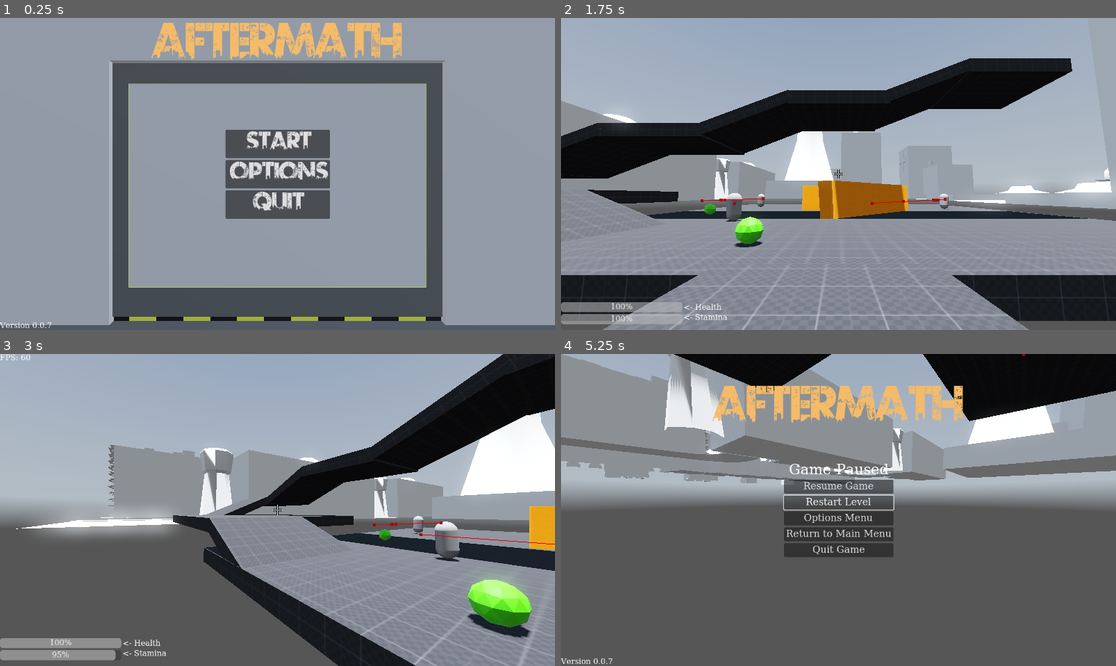
Above: before the commit, frames 1-4 (two rows, left to right).
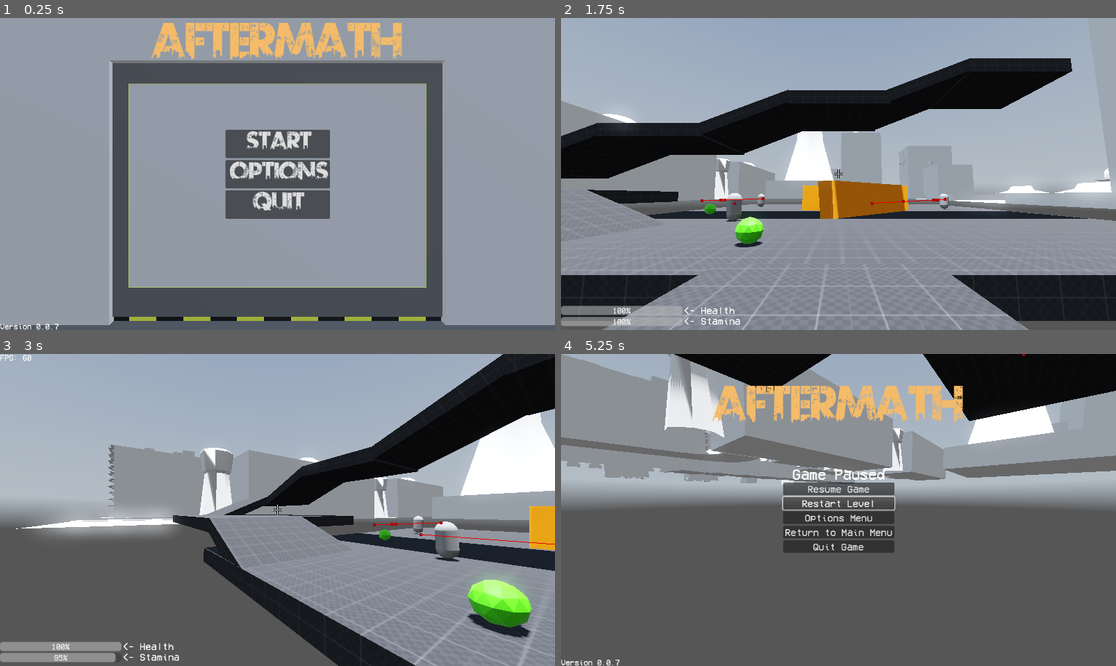
Above: after the commit, the same moments.

Repository: loumcn12/Aftermath
Game: Godot game, scene res://scenes/3Dmain_menu.tscn
Two runs of this game, one before a commit and one after it. Both use one fixed random seed, a clock stepped at 60 frames per second and the inputs below. A sky picture missing from this copy of the repository is replaced by a grey-blue gradient.
Inputs (mouse positions are in pixels of both pictures, inside the frame that each line leads up to):
- Up to frame 1 (0.25 s): no input
- Up to frame 2 (1.75 s): click "Start" at 0.5 s; move the mouse to (960, 158) at 1.27 s; hold D (right) from 1.28 s (still down); tap H (DamageTest) at 1.35 s; tap Space (jump) at 1.52 s
- Up to frame 3 (3 s): move the mouse to (249, 510) at 2.02 s; release D (right) at 2.03 s; hold W (forward) from 2.03 s (still down); tap Ctrl (crouch) at 2.1 s; tap Space (jump) at 2.27 s; move the mouse to (288, 503) at 2.77 s; tap E (interact) at 2.85 s
- Up to frame 4 (5.25 s): move the mouse to (832, 516) at 3.52 s; click (832, 516) at 3.6 s; tap Space (jump) at 3.77, 4.52 s; move the mouse to (877, 513) at 4.27 s; hold Shift (sprint) 4.28-5 s; tap Escape (escape) at 4.9 s; release W (forward) at 5 s; click "Restart Level" at 5 s

The runs differ from the first frame. In frame 1, 0.1% of the frame differs, in the area x 0-11%, y 97-100%; in frame 2, 0.9%; in frame 3, 1.0%; in frame 4, 2.6%, in the area x 0-61%, y 35-100%.

Commit message:
Various fixes
Fixed a lack of font for many labels and buttons

Tweaked brightness for web export

Diff:
--- a/scenes/3Dmain_menu.tscn
+++ b/scenes/3Dmain_menu.tscn
@@ -65,3 +65,9 @@
 
 [node name="OptionsMenu" parent="." instance=ExtResource("7_y05s1")]
 visible = false
+
+[node name="OmniLight3D" type="OmniLight3D" parent="."]
+transform = Transform3D(1, 0, 0, 0, 1, 0, 0, 0, 1, 0, 4.72981, -131.887)
+visible = false
+light_energy = 16.0
+omni_range = 4096.0
--- a/scenes/death_screen.tscn
+++ b/scenes/death_screen.tscn
@@ -1,7 +1,25 @@
-[gd_scene load_steps=3 format=3 uid="uid://dvuk52hggawps"]
+[gd_scene load_steps=8 format=3 uid="uid://dvuk52hggawps"]
 
 [ext_resource type="Script" uid="uid://byanymqomfcqc" path="res://scripts/death_screen.gd" id="1_uyutr"]
 [ext_resource type="AudioStream" uid="uid://dxsf0alrbk1js" path="res://assets/audio/error.wav" id="2_dwo6e"]
+[ext_resource type="FontFile" uid="uid://c71hixmpr8htu" path="res://assets/Misc/VCR_OSD_MONO_1.001.ttf" id="2_mqh5l"]
+
+[sub_resource type="FontFile" id="FontFile_dwo6e"]
+cache/0/16/0/ascent = 0.0
+cache/0/16/0/descent = 0.0
+cache/0/16/0/underline_position = 0.0
+cache/0/16/0/underline_thickness = 0.0
+cache/0/16/0/scale = 1.0
+
+[sub_resource type="LabelSettings" id="LabelSettings_mqh5l"]
+font = ExtResource("2_mqh5l")
+
+[sub_resource type="SystemFont" id="SystemFont_vifqf"]
+
+[sub_resource type="LabelSettings" id="LabelSettings_7ns25"]
+font = SubResource("SystemFont_vifqf")
+font_size = 100
+font_color = Color(0.960784, 0.733333, 0.411765, 1)
 
 [node name="DeathScreen" type="Control"]
 layout_mode = 3
@@ -32,26 +50,60 @@
 [node name="Label" type="Label" parent="MarginContainer/VBoxContainer"]
 layout_mode = 2
 size_flags_horizontal = 4
+theme_override_fonts/font = ExtResource("2_mqh5l")
+theme_override_font_sizes/font_size = 31
 text = "You Died!"
 
 [node name="Restart" type="Button" parent="MarginContainer/VBoxContainer"]
 unique_name_in_owner = true
 layout_mode = 2
+theme_override_fonts/font = ExtResource("2_mqh5l")
 text = "Restart"
 
 [node name="Menu" type="Button" parent="MarginContainer/VBoxContainer"]
 unique_name_in_owner = true
 layout_mode = 2
+theme_override_fonts/font = ExtResource("2_mqh5l")
 text = "Return to Menu"
 
 [node name="Quit" type="Button" parent="MarginContainer/VBoxContainer"]
 unique_name_in_owner = true
 layout_mode = 2
+theme_override_fonts/font = ExtResource("2_mqh5l")
 text = "Quit Game"
 
 [node name="AudioStreamPlayer2D" type="AudioStreamPlayer2D" parent="."]
 stream = ExtResource("2_dwo6e")
 
+[node name="VersionLabel" type="Label" parent="."]
+layout_mode = 1
+anchors_preset = 2
+anchor_top = 1.0
+anchor_bottom = 1.0
+offset_top = -23.0
+offset_right = 99.0
+grow_vertical = 0
+size_flags_horizontal = 4
+theme_override_fonts/font = SubResource("FontFile_dwo6e")
+text = "Version 0.0.0"
+label_settings = SubResource("LabelSettings_mqh5l")
+vertical_alignment = 2
+
+[node name="Label2" type="Label" parent="."]
+layout_mode = 1
+anchors_preset = 5
+anchor_left = 0.5
+anchor_right = 0.5
+offset_left = -258.5
+offset_top = 76.0
+offset_right = 259.5
+offset_bottom = 176.0
+grow_horizontal = 2
+text = "AFTERMATH"
+label_settings = SubResource("LabelSettings_7ns25")
+horizontal_alignment = 1
+vertical_alignment = 3
+
 [connection signal="pressed" from="MarginContainer/VBoxContainer/Restart" to="." method="_on_restart_pressed"]
 [connection signal="pressed" from="MarginContainer/VBoxContainer/Menu" to="." method="_on_menu_pressed"]
 [connection signal="pressed" from="MarginContainer/VBoxContainer/Quit" to="." method="_on_quit_pressed"]
--- a/scenes/main menu/main_menu.tscn
+++ b/scenes/main menu/main_menu.tscn
@@ -1,7 +1,8 @@
-[gd_scene load_steps=8 format=3 uid="uid://cdtp3c80v85go"]
+[gd_scene load_steps=9 format=3 uid="uid://cdtp3c80v85go"]
 
 [ext_resource type="Script" uid="uid://f8fo33ievb68" path="res://scripts/main_menu.gd" id="1_cbjxn"]
 [ext_resource type="AudioStream" uid="uid://dxsf0alrbk1js" path="res://assets/audio/error.wav" id="2_8w606"]
+[ext_resource type="FontFile" uid="uid://c71hixmpr8htu" path="res://assets/Misc/VCR_OSD_MONO_1.001.ttf" id="3_vifqf"]
 
 [sub_resource type="SystemFont" id="SystemFont_okfgx"]
 oversampling = 10.0
@@ -14,11 +15,12 @@
 cache/0/16/0/scale = 1.0
 
 [sub_resource type="LabelSettings" id="LabelSettings_8w606"]
+font = ExtResource("3_vifqf")
 
-[sub_resource type="SystemFont" id="SystemFont_8w606"]
+[sub_resource type="SystemFont" id="SystemFont_pri0a"]
 
 [sub_resource type="LabelSettings" id="LabelSettings_okfgx"]
-font = SubResource("SystemFont_8w606")
+font = SubResource("SystemFont_pri0a")
 font_size = 100
 font_color = Color(0.960784, 0.733333, 0.411765, 1)
 
--- a/scenes/main menu/options_menu.tscn
+++ b/scenes/main menu/options_menu.tscn
@@ -1,45 +1,21 @@
-[gd_scene load_steps=12 format=3 uid="uid://i813vheb5uer"]
+[gd_scene load_steps=11 format=3 uid="uid://i813vheb5uer"]
 
 [ext_resource type="Script" uid="uid://ucstw6hvc0sr" path="res://scripts/options_menu.gd" id="1_hpoe8"]
 [ext_resource type="AudioStream" uid="uid://dxsf0alrbk1js" path="res://assets/audio/error.wav" id="2_b7gl8"]
 [ext_resource type="Texture2D" uid="uid://ds07eke6ryjpl" path="res://assets/AftermathMenuBlank.png" id="2_hfu7f"]
-
-[sub_resource type="FontFile" id="FontFile_hfu7f"]
-cache/0/16/0/ascent = 0.0
-cache/0/16/0/descent = 0.0
-cache/0/16/0/underline_position = 0.0
-cache/0/16/0/underline_thickness = 0.0
-cache/0/16/0/scale = 1.0
+[ext_resource type="FontFile" uid="uid://c71hixmpr8htu" path="res://assets/Misc/VCR_OSD_MONO_1.001.ttf" id="3_nbf5j"]
 
 [sub_resource type="LabelSettings" id="LabelSettings_nbf5j"]
+font = ExtResource("3_nbf5j")
 
-[sub_resource type="FontFile" id="FontFile_yy6rg"]
-cache/0/16/0/ascent = 0.0
-cache/0/16/0/descent = 0.0
-cache/0/16/0/underline_position = 0.0
-cache/0/16/0/underline_thickness = 0.0
-cache/0/16/0/scale = 1.0
+[sub_resource type="LabelSettings" id="LabelSettings_qjmon"]
+font = ExtResource("3_nbf5j")
 
-[sub_resource type="FontFile" id="FontFile_qjmon"]
-cache/0/16/0/ascent = 0.0
-cache/0/16/0/descent = 0.0
-cache/0/16/0/underline_position = 0.0
-cache/0/16/0/underline_thickness = 0.0
-cache/0/16/0/scale = 1.0
+[sub_resource type="LabelSettings" id="LabelSettings_pdynd"]
+font = ExtResource("3_nbf5j")
 
-[sub_resource type="FontFile" id="FontFile_pdynd"]
-cache/0/16/0/ascent = 0.0
-cache/0/16/0/descent = 0.0
-cache/0/16/0/underline_position = 0.0
-cache/0/16/0/underline_thickness = 0.0
-cache/0/16/0/scale = 1.0
-
-[sub_resource type="FontFile" id="FontFile_rjidq"]
-cache/0/16/0/ascent = 0.0
-cache/0/16/0/descent = 0.0
-cache/0/16/0/underline_position = 0.0
-cache/0/16/0/underline_thickness = 0.0
-cache/0/16/0/scale = 1.0
+[sub_resource type="LabelSettings" id="LabelSettings_rjidq"]
+font = ExtResource("3_nbf5j")
 
 [sub_resource type="FontFile" id="FontFile_nbf5j"]
 cache/0/16/0/ascent = 0.0
@@ -49,6 +25,7 @@
 cache/0/16/0/scale = 1.0
 
 [sub_resource type="LabelSettings" id="LabelSettings_yy6rg"]
+font = ExtResource("3_nbf5j")
 
 [node name="OptionsMenu" type="Control"]
 layout_mode = 3
@@ -89,7 +66,6 @@
 
 [node name="fullscreenlabel" type="Label" parent="VBoxContainer/fullscreensetting"]
 layout_mode = 2
-theme_override_fonts/font = SubResource("FontFile_hfu7f")
 text = "Fullscreen Mode"
 label_settings = SubResource("LabelSettings_nbf5j")
 
@@ -103,8 +79,8 @@
 
 [node name="crosshairlabel" type="Label" parent="VBoxContainer/crosshairsetting"]
 layout_mode = 2
-theme_override_fonts/font = SubResource("FontFile_yy6rg")
 text = "Enable Crosshair"
+label_settings = SubResource("LabelSettings_qjmon")
 
 [node name="crosshairbutton" type="CheckButton" parent="VBoxContainer/crosshairsetting"]
 layout_mode = 2
@@ -116,8 +92,8 @@
 
 [node name="fpslabel" type="Label" parent="VBoxContainer/FPSsetting"]
 layout_mode = 2
-theme_override_fonts/font = SubResource("FontFile_qjmon")
 text = "Show FPS"
+label_settings = SubResource("LabelSettings_pdynd")
 
 [node name="fpsbutton" type="CheckButton" parent="VBoxContainer/FPSsetting"]
 layout_mode = 2
@@ -129,12 +105,12 @@
 
 [node name="windowmodelabel" type="Label" parent="VBoxContainer/windowmodesetting"]
 layout_mode = 2
-theme_override_fonts/font = SubResource("FontFile_pdynd")
 text = "Window Mode     "
+label_settings = SubResource("LabelSettings_rjidq")
 
 [node name="OptionButton" type="OptionButton" parent="VBoxContainer/windowmodesetting"]
 layout_mode = 2
-theme_override_fonts/font = SubResource("FontFile_rjidq")
+theme_override_fonts/font = ExtResource("3_nbf5j")
 selected = 1
 item_count = 2
 popup/item_0/text = "Windowed"
@@ -144,6 +120,7 @@
 
 [node name="BackButton" type="Button" parent="VBoxContainer"]
 layout_mode = 2
+theme_override_fonts/font = ExtResource("3_nbf5j")
 theme_override_font_sizes/font_size = 30
 text = "Back"
 
--- a/scenes/pause_menu.tscn
+++ b/scenes/pause_menu.tscn
@@ -1,229 +1,18 @@
-[gd_scene load_steps=15 format=3 uid="uid://cope3wve2dub1"]
+[gd_scene load_steps=10 format=3 uid="uid://cope3wve2dub1"]
 
 [ext_resource type="Script" uid="uid://bcfnxv3o7qb3y" path="res://scripts/pause_menu.gd" id="1_n87rw"]
+[ext_resource type="FontFile" uid="uid://c71hixmpr8htu" path="res://assets/Misc/VCR_OSD_MONO_1.001.ttf" id="2_5d2l8"]
 [ext_resource type="PackedScene" uid="uid://i813vheb5uer" path="res://scenes/main menu/options_menu.tscn" id="2_myx47"]
 [ext_resource type="AudioStream" uid="uid://dxsf0alrbk1js" path="res://assets/audio/error.wav" id="3_kukqi"]
 
-[sub_resource type="FontFile" id="FontFile_kukqi"]
-cache/0/16/0/ascent = 0.0
-cache/0/16/0/descent = 0.0
-cache/0/16/0/underline_position = 0.0
-cache/0/16/0/underline_thickness = 0.0
-cache/0/16/0/scale = 1.0
-cache/0/41/0/ascent = 0.0
-cache/0/41/0/descent = 0.0
-cache/0/41/0/underline_position = 0.0
-cache/0/41/0/underline_thickness = 0.0
-cache/0/41/0/scale = 1.0
-cache/0/51/0/ascent = 0.0
-cache/0/51/0/descent = 0.0
-cache/0/51/0/underline_position = 0.0
-cache/0/51/0/underline_thickness = 0.0
-cache/0/51/0/scale = 1.0
-cache/0/61/0/ascent = 0.0
-cache/0/61/0/descent = 0.0
-cache/0/61/0/underline_position = 0.0
-cache/0/61/0/underline_thickness = 0.0
-cache/0/61/0/scale = 1.0
-cache/0/66/0/ascent = 0.0
-cache/0/66/0/descent = 0.0
-cache/0/66/0/underline_position = 0.0
-cache/0/66/0/underline_thickness = 0.0
-cache/0/66/0/scale = 1.0
-cache/0/81/0/ascent = 0.0
-cache/0/81/0/descent = 0.0
-cache/0/81/0/underline_position = 0.0
-cache/0/81/0/underline_thickness = 0.0
-cache/0/81/0/scale = 1.0
-cache/0/91/0/ascent = 0.0
-cache/0/91/0/descent = 0.0
-cache/0/91/0/underline_position = 0.0
-cache/0/91/0/underline_thickness = 0.0
-cache/0/91/0/scale = 1.0
-cache/0/116/0/ascent = 0.0
-cache/0/116/0/descent = 0.0
-cache/0/116/0/underline_position = 0.0
-cache/0/116/0/underline_thickness = 0.0
-cache/0/116/0/scale = 1.0
-cache/0/121/0/ascent = 0.0
-cache/0/121/0/descent = 0.0
-cache/0/121/0/underline_position = 0.0
-cache/0/121/0/underline_thickness = 0.0
-cache/0/121/0/scale = 1.0
-cache/0/126/0/ascent = 0.0
-cache/0/126/0/descent = 0.0
-cache/0/126/0/underline_position = 0.0
-cache/0/126/0/underline_thickness = 0.0
-cache/0/126/0/scale = 1.0
-cache/0/131/0/ascent = 0.0
-cache/0/131/0/descent = 0.0
-cache/0/131/0/underline_position = 0.0
-cache/0/131/0/underline_thickness = 0.0
-cache/0/131/0/scale = 1.0
-cache/0/141/0/ascent = 0.0
-cache/0/141/0/descent = 0.0
-cache/0/141/0/underline_position = 0.0
-cache/0/141/0/underline_thickness = 0.0
-cache/0/141/0/scale = 1.0
-cache/0/146/0/ascent = 0.0
-cache/0/146/0/descent = 0.0
-cache/0/146/0/underline_position = 0.0
-cache/0/146/0/underline_thickness = 0.0
-cache/0/146/0/scale = 1.0
-cache/0/151/0/ascent = 0.0
-cache/0/151/0/descent = 0.0
-cache/0/151/0/underline_position = 0.0
-cache/0/151/0/underline_thickness = 0.0
-cache/0/151/0/scale = 1.0
-cache/0/136/0/ascent = 0.0
-cache/0/136/0/descent = 0.0
-cache/0/136/0/underline_position = 0.0
-cache/0/136/0/underline_thickness = 0.0
-cache/0/136/0/scale = 1.0
-cache/0/111/0/ascent = 0.0
-cache/0/111/0/descent = 0.0
-cache/0/111/0/underline_position = 0.0
-cache/0/111/0/underline_thickness = 0.0
-cache/0/111/0/scale = 1.0
-cache/0/106/0/ascent = 0.0
-cache/0/106/0/descent = 0.0
-cache/0/106/0/underline_position = 0.0
-cache/0/106/0/underline_thickness = 0.0
-cache/0/106/0/scale = 1.0
-cache/0/101/0/ascent = 0.0
-cache/0/101/0/descent = 0.0
-cache/0/101/0/underline_position = 0.0
-cache/0/101/0/underline_thickness = 0.0
-cache/0/101/0/scale = 1.0
-cache/0/86/0/ascent = 0.0
-cache/0/86/0/descent = 0.0
-cache/0/86/0/underline_position = 0.0
-cache/0/86/0/underline_thickness = 0.0
-cache/0/86/0/scale = 1.0
-cache/0/76/0/ascent = 0.0
-cache/0/76/0/descent = 0.0
-cache/0/76/0/underline_position = 0.0
-cache/0/76/0/underline_thickness = 0.0
-cache/0/76/0/scale = 1.0
-cache/0/71/0/ascent = 0.0
-cache/0/71/0/descent = 0.0
-cache/0/71/0/underline_position = 0.0
-cache/0/71/0/underline_thickness = 0.0
-cache/0/71/0/scale = 1.0
-cache/0/56/0/ascent = 0.0
-cache/0/56/0/descent = 0.0
-cache/0/56/0/underline_position = 0.0
-cache/0/56/0/underline_thickness = 0.0
-cache/0/56/0/scale = 1.0
-cache/0/46/0/ascent = 0.0
-cache/0/46/0/descent = 0.0
-cache/0/46/0/underline_position = 0.0
-cache/0/46/0/underline_thickness = 0.0
-cache/0/46/0/scale = 1.0
-cache/0/36/0/ascent = 0.0
-cache/0/36/0/descent = 0.0
-cache/0/36/0/underline_position = 0.0
-cache/0/36/0/underline_thickness = 0.0
-cache/0/36/0/scale = 1.0
-cache/0/31/0/ascent = 0.0
-cache/0/31/0/descent = 0.0
-cache/0/31/0/underline_position = 0.0
-cache/0/31/0/underline_thickness = 0.0
-cache/0/31/0/scale = 1.0
-cache/0/21/0/ascent = 0.0
-cache/0/21/0/descent = 0.0
-cache/0/21/0/underline_position = 0.0
-cache/0/21/0/underline_thickness = 0.0
-cache/0/21/0/scale = 1.0
-cache/0/26/0/ascent = 0.0
-cache/0/26/0/descent = 0.0
-cache/0/26/0/underline_position = 0.0
-cache/0/26/0/underline_thickness = 0.0
-cache/0/26/0/scale = 1.0
-cache/0/30/0/ascent = 0.0
-cache/0/30/0/descent = 0.0
-cache/0/30/0/underline_position = 0.0
-cache/0/30/0/underline_thickness = 0.0
-cache/0/30/0/scale = 1.0
-
 [sub_resource type="LabelSettings" id="LabelSettings_5d2l8"]
-font = SubResource("FontFile_kukqi")
+font = ExtResource("2_5d2l8")
 font_size = 30
 
-[sub_resource type="FontFile" id="FontFile_7l7mv"]
-cache/0/16/0/ascent = 0.0
-cache/0/16/0/descent = 0.0
-cache/0/16/0/underline_position = 0.0
-cache/0/16/0/underline_thickness = 0.0
-cache/0/16/0/scale = 1.0
-cache/0/30/0/ascent = 0.0
-cache/0/30/0/descent = 0.0
-cache/0/30/0/underline_position = 0.0
-cache/0/30/0/underline_thickness = 0.0
-cache/0/30/0/scale = 1.0
-cache/0/20/0/ascent = 0.0
-cache/0/20/0/descent = 0.0
-cache/0/20/0/underline_position = 0.0
-cache/0/20/0/underline_thickness = 0.0
-cache/0/20/0/scale = 1.0
-
-[sub_resource type="FontFile" id="FontFile_v4r4p"]
-cache/0/16/0/ascent = 0.0
-cache/0/16/0/descent = 0.0
-cache/0/16/0/underline_position = 0.0
-cache/0/16/0/underline_thickness = 0.0
-cache/0/16/0/scale = 1.0
-cache/0/30/0/ascent = 0.0
-cache/0/30/0/descent = 0.0
-cache/0/30/0/underline_position = 0.0
-cache/0/30/0/underline_thickness = 0.0
-cache/0/30/0/scale = 1.0
-cache/0/20/0/ascent = 0.0
-cache/0/20/0/descent = 0.0
-cache/0/20/0/underline_position = 0.0
-cache/0/20/0/underline_thickness = 0.0
-cache/0/20/0/scale = 1.0
-
-[sub_resource type="FontFile" id="FontFile_1s2dm"]
-cache/0/16/0/ascent = 0.0
-cache/0/16/0/descent = 0.0
-cache/0/16/0/underline_position = 0.0
-cache/0/16/0/underline_thickness = 0.0
-cache/0/16/0/scale = 1.0
-cache/0/20/0/ascent = 0.0
-cache/0/20/0/descent = 0.0
-cache/0/20/0/underline_position = 0.0
-cache/0/20/0/underline_thickness = 0.0
-cache/0/20/0/scale = 1.0
-
-[sub_resource type="FontFile" id="FontFile_88e76"]
-cache/0/20/0/ascent = 0.0
-cache/0/20/0/descent = 0.0
-cache/0/20/0/underline_position = 0.0
-cache/0/20/0/underline_thickness = 0.0
-cache/0/20/0/scale = 1.0
-cache/0/16/0/ascent = 0.0
-cache/0/16/0/descent = 0.0
-cache/0/16/0/underline_position = 0.0
-cache/0/16/0/underline_thickness = 0.0
-cache/0/16/0/scale = 1.0
-
-[sub_resource type="FontFile" id="FontFile_knqa7"]
-cache/0/16/0/ascent = 0.0
-cache/0/16/0/descent = 0.0
-cache/0/16/0/underline_position = 0.0
-cache/0/16/0/underline_thickness = 0.0
-cache/0/16/0/scale = 1.0
-cache/0/20/0/ascent = 0.0
-cache/0/20/0/descent = 0.0
-cache/0/20/0/underline_position = 0.0
-cache/0/20/0/underline_thickness = 0.0
-cache/0/20/0/scale = 1.0
-
-[sub_resource type="SystemFont" id="SystemFont_vifqf"]
+[sub_resource type="SystemFont" id="SystemFont_5d2l8"]
 
 [sub_resource type="LabelSettings" id="LabelSettings_71k7c"]
-font = SubResource("SystemFont_vifqf")
+font = SubResource("SystemFont_5d2l8")
 font_size = 100
 font_color = Color(0.960784, 0.733333, 0.411765, 1)
 
@@ -235,6 +24,7 @@
 cache/0/16/0/scale = 1.0
 
 [sub_resource type="LabelSettings" id="LabelSettings_ofnjo"]
+font = ExtResource("2_5d2l8")
 
 [node name="PauseMenu" type="Control"]
 layout_mode = 3
@@ -270,31 +60,31 @@
 
 [node name="ResumeButton" type="Button" parent="PauseContainer/VBoxContainer"]
 layout_mode = 2
-theme_override_fonts/font = SubResource("FontFile_7l7mv")
+theme_override_fonts/font = ExtResource("2_5d2l8")
 theme_override_font_sizes/font_size = 20
 text = "Resume Game"
 
 [node name="RestartButton" type="Button" parent="PauseContainer/VBoxContainer"]
 layout_mode = 2
-theme_override_fonts/font = SubResource("FontFile_v4r4p")
+theme_override_fonts/font = ExtResource("2_5d2l8")
 theme_override_font_sizes/font_size = 20
 text = "Restart Level"
 
 [node name="MenuButton" type="Button" parent="PauseContainer/VBoxContainer"]
 layout_mode = 2
-theme_override_fonts/font = SubResource("FontFile_1s2dm")
+theme_override_fonts/font = ExtResource("2_5d2l8")
 theme_override_font_sizes/font_size = 20
 text = "Options Menu"
 
 [node name="ReturntoMenu" type="Button" parent="PauseContainer/VBoxContainer"]
 layout_mode = 2
-theme_override_fonts/font = SubResource("FontFile_88e76")
+theme_override_fonts/font = ExtResource("2_5d2l8")
 theme_override_font_sizes/font_size = 20
 text = "Return to Main Menu"
 
 [node name="QuitGameButton" type="Button" parent="PauseContainer/VBoxContainer"]
 layout_mode = 2
-theme_override_fonts/font = SubResource("FontFile_knqa7")
+theme_override_fonts/font = ExtResource("2_5d2l8")
 theme_override_font_sizes/font_size = 20
 text = "Quit Game"
 
--- a/scenes/player.tscn
+++ b/scenes/player.tscn
@@ -1,99 +1,23 @@
-[gd_scene load_steps=16 format=3 uid="uid://b5u6tg7siuhu3"]
+[gd_scene load_steps=10 format=3 uid="uid://b5u6tg7siuhu3"]
 
 [ext_resource type="Texture2D" uid="uid://by3rpc8q6xvbm" path="res://assets/crosshair.png" id="2_g2els"]
 [ext_resource type="Script" uid="uid://di65wp5hhfdbu" path="res://scripts/player_hud.gd" id="2_qhqgy"]
 [ext_resource type="Script" uid="uid://bw1balal8eq6t" path="res://scripts/player.gd" id="3_ob08u"]
 [ext_resource type="Script" uid="uid://bmckmosxruiu" path="res://scripts/fps_label.gd" id="4_dqkch"]
+[ext_resource type="FontFile" uid="uid://c71hixmpr8htu" path="res://assets/Misc/VCR_OSD_MONO_1.001.ttf" id="4_qlg0r"]
 
 [sub_resource type="CapsuleShape3D" id="CapsuleShape3D_tevmw"]
 
 [sub_resource type="CapsuleShape3D" id="CapsuleShape3D_m04g1"]
 height = 1.2
 
-[sub_resource type="FontFile" id="FontFile_dqkch"]
-cache/0/16/0/ascent = 0.0
-cache/0/16/0/descent = 0.0
-cache/0/16/0/underline_position = 0.0
-cache/0/16/0/underline_thickness = 0.0
-cache/0/16/0/scale = 1.0
-
-[sub_resource type="FontFile" id="FontFile_qlg0r"]
-cache/0/16/0/ascent = 0.0
-cache/0/16/0/descent = 0.0
-cache/0/16/0/underline_position = 0.0
-cache/0/16/0/underline_thickness = 0.0
-cache/0/16/0/scale = 1.0
-
-[sub_resource type="FontFile" id="FontFile_tuyoq"]
-cache/0/16/0/ascent = 0.0
-cache/0/16/0/descent = 0.0
-cache/0/16/0/underline_position = 0.0
-cache/0/16/0/underline_thickness = 0.0
-cache/0/16/0/scale = 1.0
-
 [sub_resource type="LabelSettings" id="LabelSettings_fjrip"]
-font = SubResource("FontFile_tuyoq")
-
-[sub_resource type="FontFile" id="FontFile_smehm"]
-cache/0/16/0/ascent = 0.0
-cache/0/16/0/descent = 0.0
-cache/0/16/0/underline_position = 0.0
-cache/0/16/0/underline_thickness = 0.0
-cache/0/16/0/scale = 1.0
-cache/0/17/0/ascent = 0.0
-cache/0/17/0/descent = 0.0
-cache/0/17/0/underline_position = 0.0
-cache/0/17/0/underline_thickness = 0.0
-cache/0/17/0/scale = 1.0
-cache/0/18/0/ascent = 0.0
-cache/0/18/0/descent = 0.0
-cache/0/18/0/underline_position = 0.0
-cache/0/18/0/underline_thickness = 0.0
-cache/0/18/0/scale = 1.0
-cache/0/19/0/ascent = 0.0
-cache/0/19/0/descent = 0.0
-cache/0/19/0/underline_position = 0.0
-cache/0/19/0/underline_thickness = 0.0
-cache/0/19/0/scale = 1.0
-cache/0/20/0/ascent = 0.0
-cache/0/20/0/descent = 0.0
-cache/0/20/0/underline_position = 0.0
-cache/0/20/0/underline_thickness = 0.0
-cache/0/20/0/scale = 1.0
-cache/0/21/0/ascent = 0.0
-cache/0/21/0/descent = 0.0
-cache/0/21/0/underline_position = 0.0
-cache/0/21/0/underline_thickness = 0.0
-cache/0/21/0/scale = 1.0
-cache/0/22/0/ascent = 0.0
-cache/0/22/0/descent = 0.0
-cache/0/22/0/underline_position = 0.0
-cache/0/22/0/underline_thickness = 0.0
-cache/0/22/0/scale = 1.0
+font = ExtResource("4_qlg0r")
+font_size = 20
 
 [sub_resource type="LabelSettings" id="LabelSettings_ur7pv"]
-font = SubResource("FontFile_smehm")
-
-[sub_resource type="FontFile" id="FontFile_y4r1p"]
-cache/0/16/0/ascent = 0.0
-cache/0/16/0/descent = 0.0
-cache/0/16/0/underline_position = 0.0
-cache/0/16/0/underline_thickness = 0.0
-cache/0/16/0/scale = 1.0
-
-[sub_resource type="FontFile" id="FontFile_d2wvv"]
-cache/0/16/0/ascent = 0.0
-cache/0/16/0/descent = 0.0
-cache/0/16/0/underline_position = 0.0
-cache/0/16/0/underline_thickness = 0.0
-cache/0/16/0/scale = 1.0
-
-[sub_resource type="FontFile" id="FontFile_3v2ag"]
-cache/0/16/0/ascent = 0.0
-cache/0/16/0/descent = 0.0
-cache/0/16/0/underline_position = 0.0
-cache/0/16/0/underline_thickness = 0.0
-cache/0/16/0/scale = 1.0
+font = ExtResource("4_qlg0r")
+font_size = 20
 
 [node name="player" type="CharacterBody3D" groups=["player"]]
 collision_layer = 2
@@ -161,16 +85,17 @@
 offset_top = -58.0
 offset_right = 252.0
 grow_vertical = 0
+alignment = 1
 
 [node name="HealthBar" type="ProgressBar" parent="PlayerHud/Control/VBoxContainer"]
 layout_mode = 2
-theme_override_fonts/font = SubResource("FontFile_dqkch")
+theme_override_fonts/font = ExtResource("4_qlg0r")
 step = 1.0
 value = 100.0
 
 [node name="StaminaBar" type="ProgressBar" parent="PlayerHud/Control/VBoxContainer"]
 layout_mode = 2
-theme_override_fonts/font = SubResource("FontFile_qlg0r")
+theme_override_fonts/font = ExtResource("4_qlg0r")
 step = 1.0
 value = 100.0
 
@@ -180,10 +105,11 @@
 anchor_top = 1.0
 anchor_bottom = 1.0
 offset_left = 255.0
-offset_top = -55.0
+offset_top = -60.0
 offset_right = 507.0
-offset_bottom = 3.0
+offset_bottom = 1.0
 grow_vertical = 0
+alignment = 1
 
 [node name="Label" type="Label" parent="PlayerHud/Control/VBoxContainer2"]
 layout_mode = 2
@@ -211,7 +137,7 @@
 offset_bottom = 282.0
 grow_horizontal = 2
 grow_vertical = 2
-theme_override_fonts/font = SubResource("FontFile_y4r1p")
+theme_override_fonts/font = ExtResource("4_qlg0r")
 text = "Press \"E\" to pick up"
 horizontal_alignment = 1
 
@@ -229,7 +155,7 @@
 offset_bottom = 282.0
 grow_horizontal = 2
 grow_vertical = 2
-theme_override_fonts/font = SubResource("FontFile_d2wvv")
+theme_override_fonts/font = ExtResource("4_qlg0r")
 text = "LMB to Punch"
 horizontal_alignment = 1
 
@@ -237,5 +163,5 @@
 layout_mode = 0
 offset_right = 40.0
 offset_bottom = 23.0
-theme_override_fonts/font = SubResource("FontFile_3v2ag")
+theme_override_fonts/font = ExtResource("4_qlg0r")
 script = ExtResource("4_dqkch")
--- a/scripts/3DMainMenu.gd
+++ b/scripts/3DMainMenu.gd
@@ -1,4 +1,7 @@
 extends Node3D
 
 func _ready() -> void:
-	pass
+	if OS.get_name() == "Web":
+		$env/WorldEnvironment.environment.background_energy_multiplier = 5
+		$env/WorldEnvironment.environment.sky.sky_material.energy_multiplier = 5
+		$OmniLight3D.visible = true
--- a/scripts/death_screen.gd
+++ b/scripts/death_screen.gd
@@ -4,11 +4,13 @@
 @onready var menubutton = %Menu
 @onready var quitbutton = %Quit
 @onready var buttonSound = $AudioStreamPlayer2D
+@onready var versionLabel = $VersionLabel
 
 func _ready():
 	Input.set_mouse_mode(Globalscript.mousemode)
 	if OS.get_name() == "Web":
 		quitbutton.visible = false
+	versionLabel.text = "Version " + str(ProjectSettings.get_setting("application/config/version"))
 
 func _on_restart_pressed() -> void:
 	buttonSound.play()
@@ -19,7 +21,7 @@
 func _on_menu_pressed() -> void:
 	buttonSound.play()
 	await get_tree().create_timer(0.2).timeout
-	get_tree().change_scene_to_file("res://scenes/main menu/main_menu.tscn")
+	get_tree().change_scene_to_file(ProjectSettings.get_setting("application/run/main_scene"))
 
 
 func _on_quit_pressed() -> void:
--- a/scripts/main.gd
+++ b/scripts/main.gd
@@ -22,6 +22,8 @@
 var building_scenes := {}  # Dictionary: "2x1" -> [PackedScene]
 
 func _ready() -> void:
+	if OS.get_name() == "Web":
+		$env/WorldEnvironment.environment.background_energy_multiplier = 1.3
 	pause_menu.hide()
 	get_tree().paused = false
 	hud.visible = true
Binary file added: assets/Misc/VCR_OSD_MONO_1.001.ttf
Not shown, added: assets/Misc/VCR_OSD_MONO_1.001.ttf.import
Not shown, changed: export_presets.cfg
